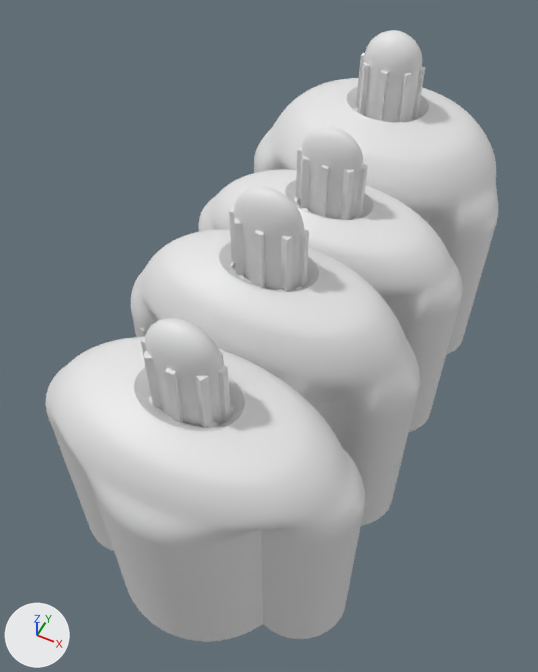
Renders of the glTF model models/grammar/grammar_19.glb from each side of a commit.
Both versions are drawn from a 50 mm camera at (1.31, -3.22, 4.55) aimed at (-0.13, -0.34, 0.95). The lights are fixed; the arrows at lower left show +X, +Y and +Z. The first picture is the older version. Where no turn or scale is listed for an object, it has been applied to the vertices.

Before the edit, the objects in view are built like this:
```python
me_cupola_2 = bpy.data.meshes.new('cupola_2')
me_cupola_2.from_pydata(...)  # 769 vertices, 1534 faces; spans x -0.192..0.192, y 0.138..0.32, z 2.004..2.196
me_lantern_0 = bpy.data.meshes.new('lantern_0')
me_lantern_0.from_pydata(...)  # 192 vertices, 192 faces; spans x -0.192..0.192, y -1.551..-1.344, z 1.621..2.004
me_vault_1 = bpy.data.meshes.new('vault_1')
me_vault_1.from_pydata(...)  # 13908 vertices, 27816 faces; spans x -0.92..0.92, y -1.06..-0.13, z 1.24..1.85
ob_cupola_2 = bpy.data.objects.new('cupola_2', me_cupola_2)
ob_cupola_2.location = (0.0, 0.0, 0.0)
ob_lantern_0 = bpy.data.objects.new('lantern_0', me_lantern_0)
ob_lantern_0.location = (0.0, 0.0, 0.0)
ob_vault_1 = bpy.data.objects.new('vault_1', me_vault_1)
ob_vault_1.location = (0.0, 0.0, 0.0)
# also in view: 'cupola_0' at (0.0, -1.45, 2.1); 'walls' at (0.0, 0.0, 0.62); 'cupola_1' at (0.0, -0.6, 2.24); 'lantern_1' at (0.0, -0.6, 1.95); 'vault_0' at (0.0, -1.48, 1.47)
```
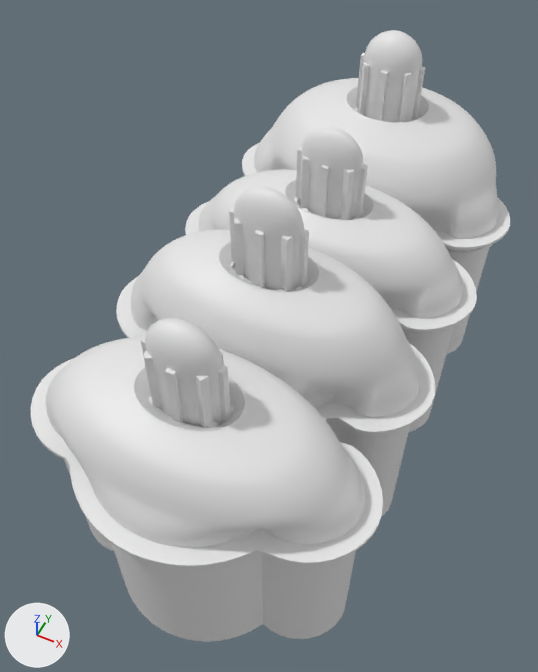
The newer file is also rescaled (x0.957) as a whole; pictures and numbers use the older file's frame.

What differs and where, as boxes [x1, y1, x2, y2] in the pictures (538 x 672 px):
'cornice_out', added: after [31, 143, 510, 567]

What the commit changed:
Mesh me_cornice_out is new.
It has 2880 vertices, 5760 faces and spans x -1.01..1.01, y -2.09..2.09, z 1.09..1.24.
Object 'cornice_out' (ob_cornice_out) is new; it shows me_cornice_out.
Its location is (0.0, 0.0, 0.0).
